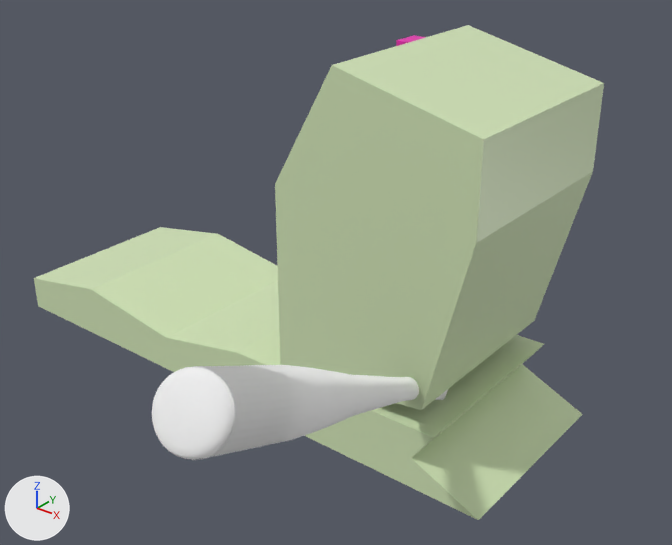
The glTF model worms/source/dist/worm.glb, before and after one commit.
Camera for both pictures: a 50 mm camera at (4.52, -8.21, 4.16) aimed at (-0.22, -2.29, 0.49). Lighting does not change. The marker at lower left points along +X, +Y and +Z. Both versions are drawn at frame 50 of the action 'walk_head'; the numbers are the values there.

In view in the first picture: 'baseballbat', 'worm_body', 'worm_head'.
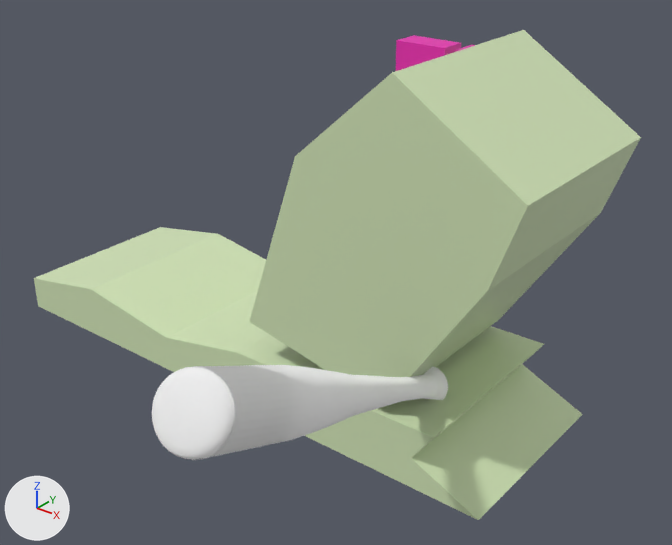
Pixel boxes [x1, y1, x2, y2] of what changed, in the pictures (672 x 545 px):
'worm_head', turned: before [275, 25, 604, 410]; after [249, 30, 641, 377]

The change in detail:
Object 'worm_head' (ob_worm_head) turns from (0, 0, 0) to (0, 19, 0) degrees about x, y and z.
